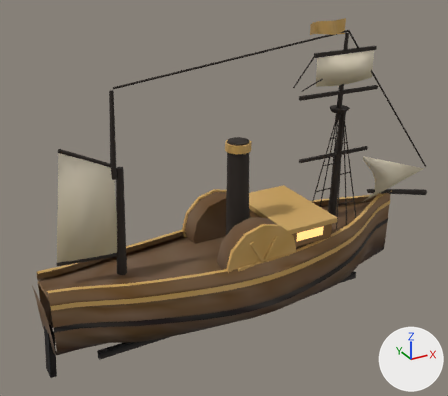
Two versions of the glTF model public/pharosville/models/garden-hero-paypal.glb, one commit apart.
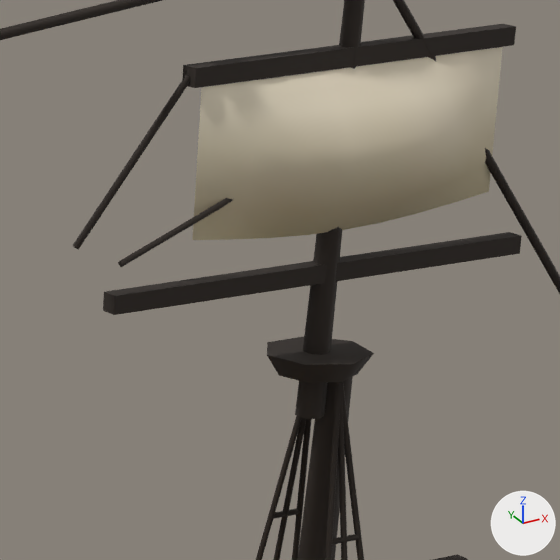
The first picture shows the older version from a 50 mm camera at (-7.82, -13.61, 9.73) aimed at (-0.17, 0.29, 2.78). The close-ups show the older and then the newer version on the part from 62% to 86% of the width and 10% to 37% of the height of that picture. Only the edits that show in the close-ups are written down. Arrows for +X, +Y and +Z are at lower right; the lights stay in place. Where no turn or scale is listed for an object, it has been applied to the vertices. Vertices at exactly the same position are counted once.

Names of what the first close-up shows: 'sail-hull', 'spar-hull'.
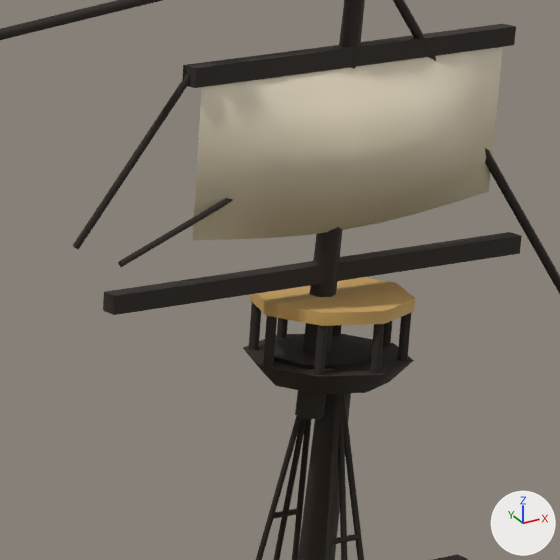
What differs and where, as boxes (x1, y1, x2, y2) in the close-ups (560 x 560 px):
'wood-hull', reshaped (not visible before): after (250, 277, 415, 326)
part 2 of me_mesh_2, added (black): after (243, 334, 414, 394)
part 3 of me_mesh_2, added: after (382, 320, 393, 346)
part 4 of me_mesh_2, added (black): after (397, 312, 412, 361)
part 5 of me_mesh_2, added (black): after (370, 324, 384, 373)
part 6 of me_mesh_2, added (black): after (314, 325, 328, 375)
part 7 of me_mesh_2, added (black): after (263, 316, 277, 365)
part 8 of me_mesh_2, added (black): after (249, 302, 261, 350)
part 9 of me_mesh_2, added: after (277, 318, 288, 339)
part 10 of me_mesh_2, added: after (332, 325, 342, 337)

The edits, one by one:
me_mesh_0 is used by ob_wood_hull; location (0.0, 0.0, 0.0).
me_mesh_0 had 876 vertices, 1490 faces and spanned x -5.58..5.8, y -1.73..1.73, z -0.98..7.44.
me_mesh_0 now has 932 vertices, 1582 faces and spans x -5.85..5.8, y -1.73..1.73, z -0.98..7.44.
me_mesh_0 part 1: a new loose piece, an 8-sided cylinder along z spanning x 3.06..3.94, y -0.44..0.44, z 5.205..5.275, in mat_hero_wood.
Other edits to the shape of me_mesh_0 do not show in these pictures.
me_mesh_2 is used by ob_spar_hull; location (0.0, 0.0, 0.0).
me_mesh_2 had 309 vertices, 520 faces and spanned x -5.0..7.39, y -0.72..0.72, z 1.3..7.13.
me_mesh_2 now has 407 vertices, 680 faces and spans x -5.0..7.39, y -0.72..0.72, z 1.3..7.13.
me_mesh_2 part 2: a new loose piece, an 8-sided cut cone along z (radius 0.34 at the low end, 0.46 at the high end) spanning x 3.04..3.96, y -0.46..0.46, z 4.8..4.93, in mat_hero_spar (black #2e2620).
me_mesh_2 part 3: the loose piece of 10 vertices spanning x 3.4..3.6, y 0.24..0.28, z 3.94..3.97 is copied, and the copy is turned -90 degrees about the y axis through its middle and scaled by 1.51, then moved by (0.4, -0.26, 1.12); it spans x 3.87..3.93, y -0.04..0.04, z 4.93..5.23.
me_mesh_2 part 4: the loose piece of 10 vertices spanning x 3.4..3.6, y 0.24..0.28, z 3.94..3.97 is copied, and the copy is turned -90 degrees about the y axis through its middle and scaled by 1.51, then moved by (0.28, -0.54, 1.12); it spans x 3.75..3.82, y -0.32..-0.25, z 4.93..5.23.
me_mesh_2 part 5: the loose piece of 10 vertices spanning x 3.4..3.6, y -0.28..-0.24, z 3.94..3.97 is copied, and the copy is turned -90 degrees about the y axis through its middle and scaled by 1.51, then moved by (0.0, -0.14, 1.12); it spans x 3.46..3.54, y -0.44..-0.37, z 4.93..5.23.
me_mesh_2 part 6: the loose piece of 10 vertices spanning x 3.4..3.6, y 0.24..0.28, z 3.94..3.97 is copied, and the copy is turned -90 degrees about the y axis through its middle and scaled by 1.51, then moved by (-0.28, -0.54, 1.12); it spans x 3.18..3.25, y -0.32..-0.25, z 4.93..5.23.
me_mesh_2 part 7: the loose piece of 10 vertices spanning x 3.4..3.6, y -0.28..-0.24, z 3.94..3.97 is copied, and the copy is turned -90 degrees about the y axis through its middle and scaled by 1.51, then moved by (-0.4, 0.26, 1.12); it spans x 3.07..3.13, y -0.04..0.04, z 4.93..5.23.
me_mesh_2 part 8: the loose piece of 10 vertices spanning x 3.4..3.6, y -0.28..-0.24, z 3.94..3.97 is copied, and the copy is turned -90 degrees about the y axis through its middle and scaled by 1.51, then moved by (-0.28, 0.54, 1.12); it spans x 3.18..3.25, y 0.25..0.32, z 4.93..5.23.
me_mesh_2 part 9: the loose piece of 10 vertices spanning x 3.4..3.6, y 0.24..0.28, z 3.94..3.97 is copied, and the copy is turned -90 degrees about the y axis through its middle and scaled by 1.51, then moved by (0.0, 0.14, 1.12); it spans x 3.46..3.54, y 0.37..0.44, z 4.93..5.23.
me_mesh_2 part 10: the loose piece of 10 vertices spanning x 3.4..3.6, y -0.28..-0.24, z 3.94..3.97 is copied, and the copy is turned -90 degrees about the y axis through its middle and scaled by 1.51, then moved by (0.28, 0.54, 1.12); it spans x 3.75..3.82, y 0.25..0.32, z 4.93..5.23.
